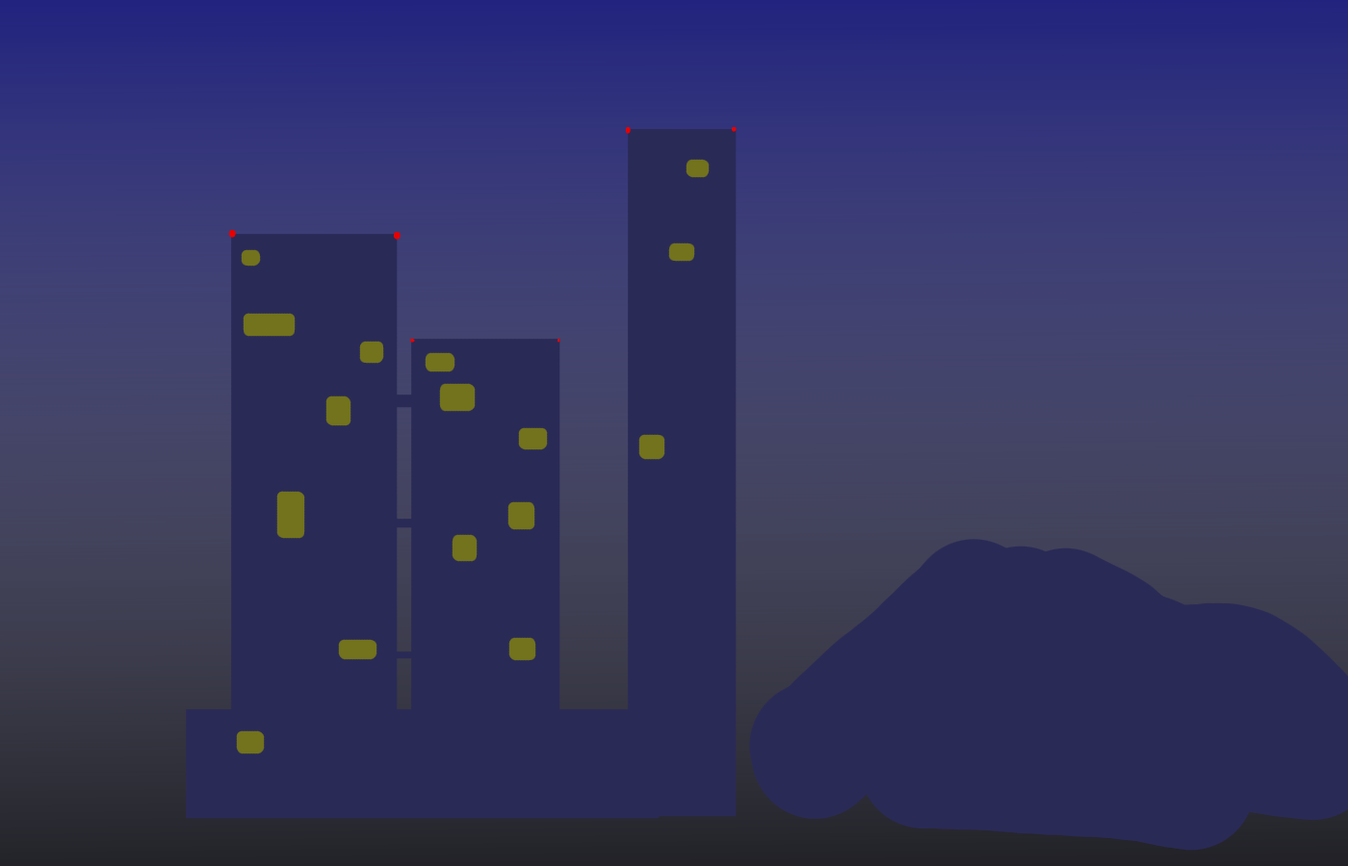
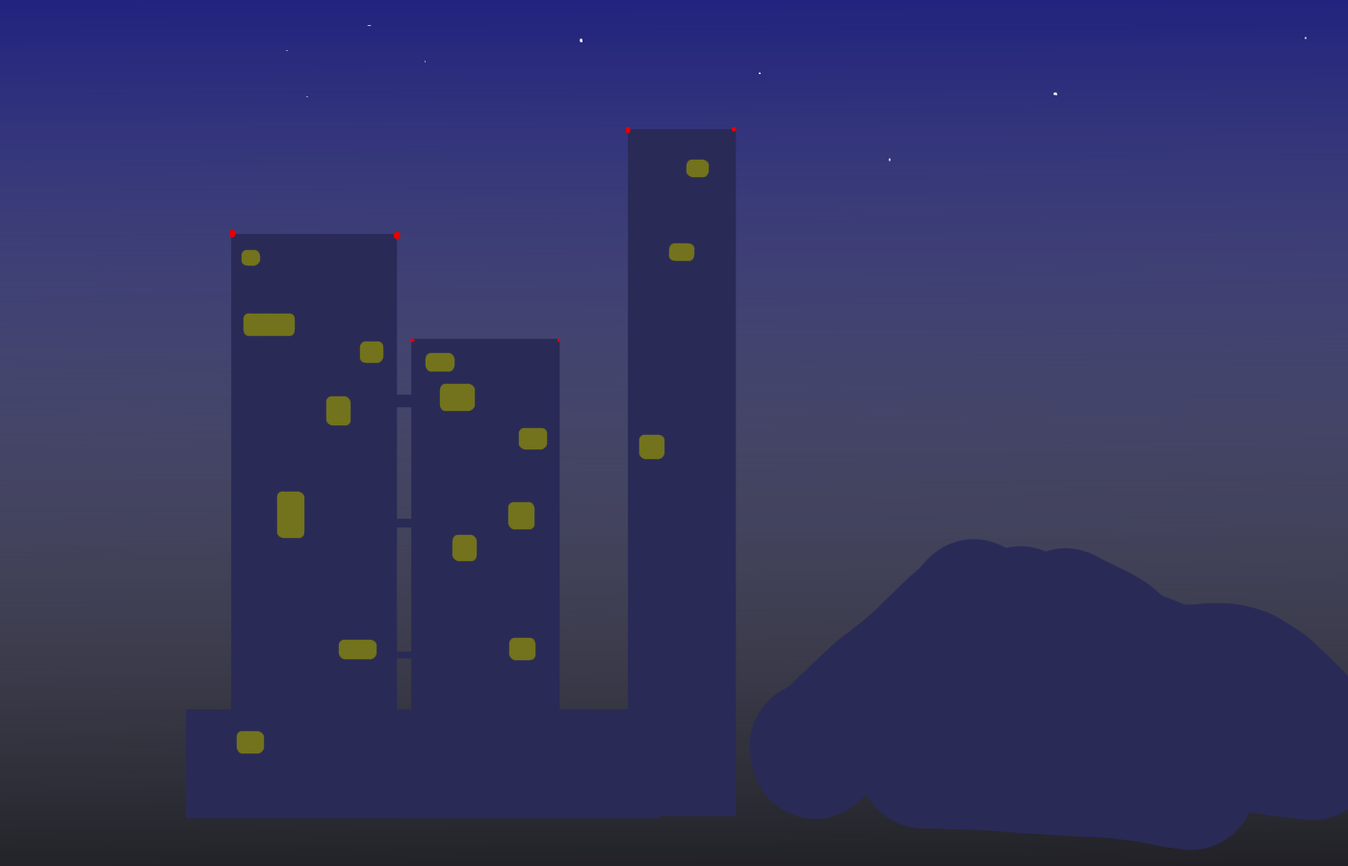
Layer changes from the first w=1348, h=866 image to the second:
painted on "scrapers" over 285, 25, 1307, 162
